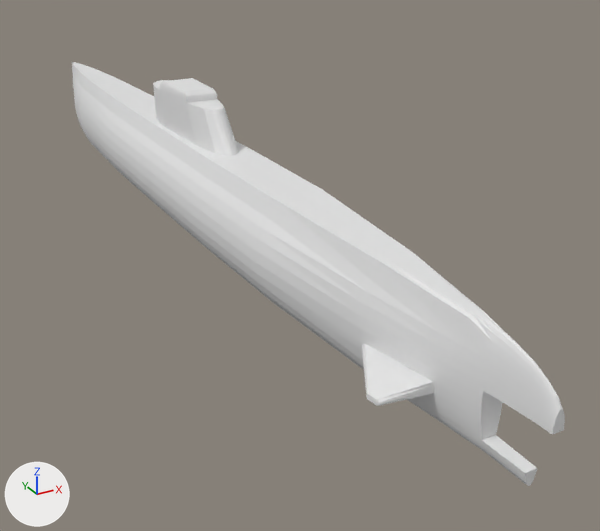
Renders of the Blender file Mesh/type21.blend from each side of a commit.
Camera for both pictures: a camera (50 mm lens) standing at (-23.4, -58.2, 18.9) and looking at (5.1, -6.4, -7.0). Every picture has the same lights, and +X, +Y and +Z are marked at lower left.

Script lines for the objects in view, before the commit:
```python
me_cylinder = bpy.data.meshes.new('Cylinder')
me_cylinder.from_pydata(...)  # 1139 vertices, 1123 faces; spans x -1.27..1.31, y -1.93..1.01, z -2.47..2.46
ob_cylinder = bpy.data.objects.new('Cylinder', me_cylinder)
ob_cylinder.location = (0.0, 0.0, -1.55)
ob_cylinder.rotation_euler = (-1.571, 0.0, 0.0)  # degrees (-90, 0, 0)
ob_cylinder.scale = (3.41, 3.89, 15.4)
```
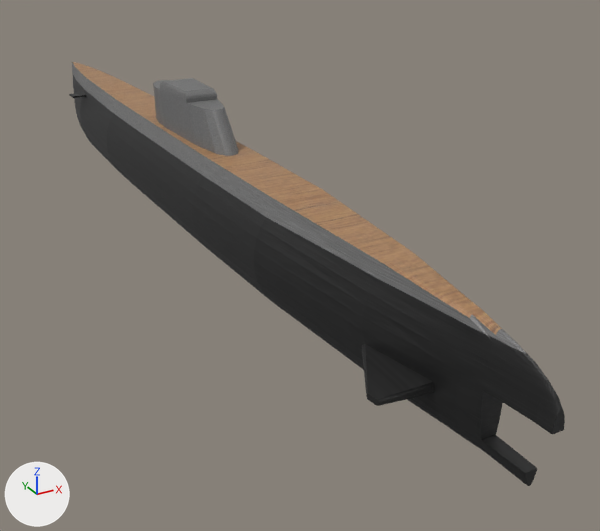
Boxes [x1, y1, x2, y2] around the edits, measured in the pictures (600 x 531 px):
```json
{"part": 1, "of": "me_cylinder", "change": "built on", "before": [72, 68, 565, 435], "after": [69, 68, 565, 435]}
{"part": 2, "of": "me_cylinder", "change": "recoloured", "before": [72, 62, 563, 486], "after": [72, 62, 563, 486], "on screen": "white to black"}
```

The change, as JSON lines over the scene's bpy script:
```json
{"op": "add", "block": "img_type21_texture_1024_png", "code": ["img_type21_texture_1024_png = load_image('type21_texture_1024.png', '../Textures/Submarines/Type21/Type21_texture_1024.png', 1024, 1024, 'sRGB')"]}
{"op": "add", "block": "mat_material", "code": ["mat_material = principled_material('Material')", "mat_material.texture = img_type21_texture_1024_png"]}
{"block": "me_cylinder", "where": "# used by ob_cylinder; location = (0.0, 0.0, -1.55); rotation_euler = (-1.571, 0.0, 0.0), in degrees (-90, 0, 0); scale = (3.41, 3.89, 15.4)"}
{"op": "remove", "block": "me_cylinder", "code": "me_cylinder.from_pydata(...)  # 1139 vertices, 1123 faces; spans x -1.27..1.31, y -1.93..1.01, z -2.47..2.46"}
{"op": "add", "block": "me_cylinder", "code": "me_cylinder.from_pydata(...)  # 1307 vertices, 1291 faces; spans x -1.27..1.31, y -1.93..1.01, z -2.47..2.46"}
{"block": "me_cylinder", "change": "me_cylinder part 1"}
{"block": "me_cylinder", "change": "97 faces are deleted"}
{"block": "me_cylinder", "change": "109 vertices are added at x -0.96..0.94, y -1.0..1.0, z -2.47..2.46"}
{"block": "me_cylinder", "change": "12 new vertices lie (0.02, 0.0, -0.09) away from vertices in x 0.38..0.68, y -1.0..0.83, z 1.76"}
{"block": "me_cylinder", "change": "12 new vertices lie (-0.02, 0.0, -0.09) away from vertices in x -0.68..-0.38, y -1.0..0.83, z 1.76"}
{"block": "me_cylinder", "change": "8 new vertices lie (-0.03, -0.04, 0.0) away from vertices in x 0.76..0.81, y -0.56, z -1.0..1.0"}
{"block": "me_cylinder", "change": "8 new vertices lie (0.03, -0.04, 0.0) away from vertices in x -0.81..-0.76, y -0.56, z -1.0..1.0"}
{"block": "me_cylinder", "change": "7 new vertices lie (-0.03, -0.04, 0.0) away from vertices in x 0.73..0.77, y -0.6, z -1.0..1.0"}
{"block": "me_cylinder", "change": "7 new vertices lie (0.03, -0.04, 0.0) away from vertices in x -0.77..-0.73, y -0.6, z -1.0..1.0"}
{"block": "me_cylinder", "change": "5 new vertices lie (0.0, 0.04, 0.0) away from vertices in x -0.96..0.93, y -0.64..-0.39, z -2.41..1.76"}
{"block": "me_cylinder", "change": "265 new faces join them"}
{"block": "me_cylinder", "change": "me_cylinder part 2: 1026 faces spanning x -1.27..1.31, y -1.93..1.01, z -2.47..2.46 switch from no material to mat_material (picture img_type21_texture_1024_png)"}
```
